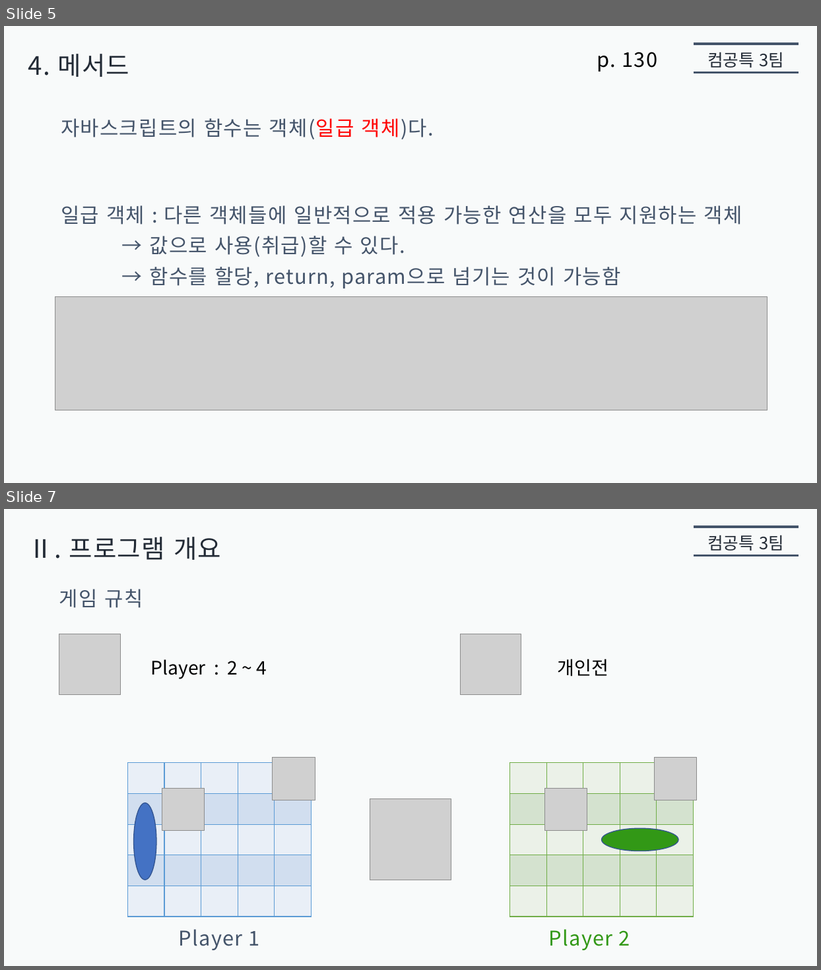
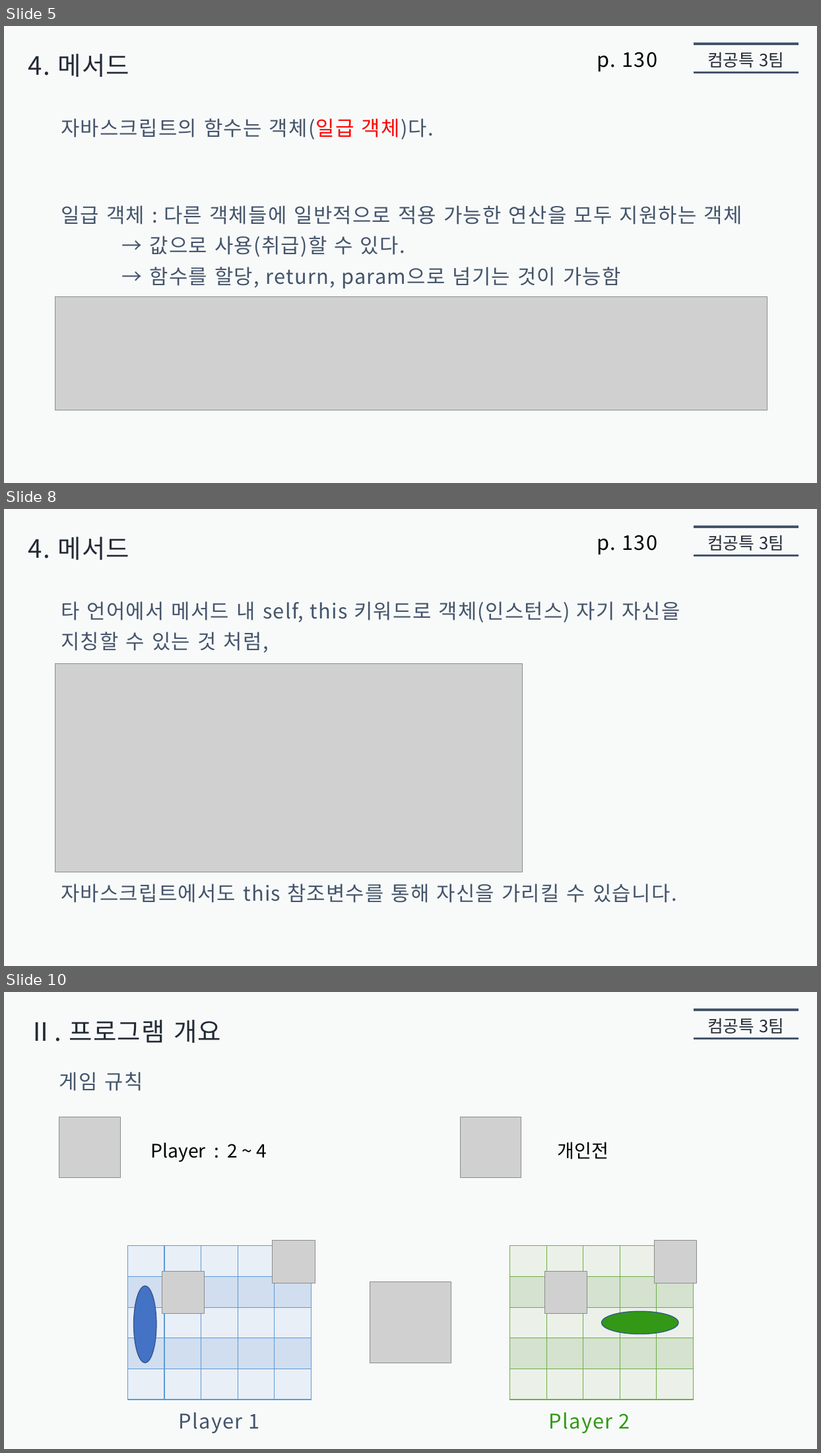
Before and after one commit to jaehoo1/Modern-JavaScript-Deep-Dive, a slide deck: 05. 객체 리터럴/presentation5/jaehoo1/객체_리터럴.pptx. Shown one above the other, each under a label of ours: slides 5 and 7 before the commit, slides 5, 8 and 10 after it; the slides between them are not shown. The pictures are 821x970 and 821x1453 pixels, drawn with LibreOffice and Linux fonts; fonts in the diff are those of the drawing; grey boxes stand for pictures. Boxes give left, top, right and bottom in pixels: in the first picture for what was removed or moved away, otherwise in the second. Text is boxed around its words. In the diff, an @@ line names an element or a change of style, - is before the commit and + after.

Commit message:
메서드

```diff
--- a/05. 객체 리터럴/presentation5/jaehoo1/객체_리터럴.pptx
+++ b/05. 객체 리터럴/presentation5/jaehoo1/객체_리터럴.pptx
@@ slide 8 added at (4, 509, 817, 966), background #F8FAFA @@
@@ line added from (694, 527) to (799, 527), #44546A 2.75 pt @@
@@ text added at (28, 537, 130, 560), 30 pt, text #222A35 @@
+4. 메서드
@@ text added at (597, 535, 658, 555), 24 pt, text #000000 @@
+p. 130
@@ text added at (708, 535, 784, 551), 20 pt, text #222A35 @@
+컴공특 3팀
@@ line added from (694, 555) to (799, 555), #44546A 2.75 pt @@
@@ text added at (61, 601, 680, 623), 24 pt, text #44546A @@
+타 언어에서 메서드 내 self, this 키워드로 객체(인스턴스) 자기 자신을
@@ text added at (61, 632, 269, 653), 24 pt, text #44546A @@
+지칭할 수 있는 것 처럼,
@@ picture added at (55, 664, 523, 873) @@
@@ text added at (61, 884, 677, 903), 24 pt, text #44546A @@
+자바스크립트에서도 this 참조변수를 통해 자신을 가리킬 수 있습니다.
@@ what was slide 7 is now slide 10 @@
```
Also in this commit, not shown: 1 slide changed, 2 other slides added, 1 other file.
